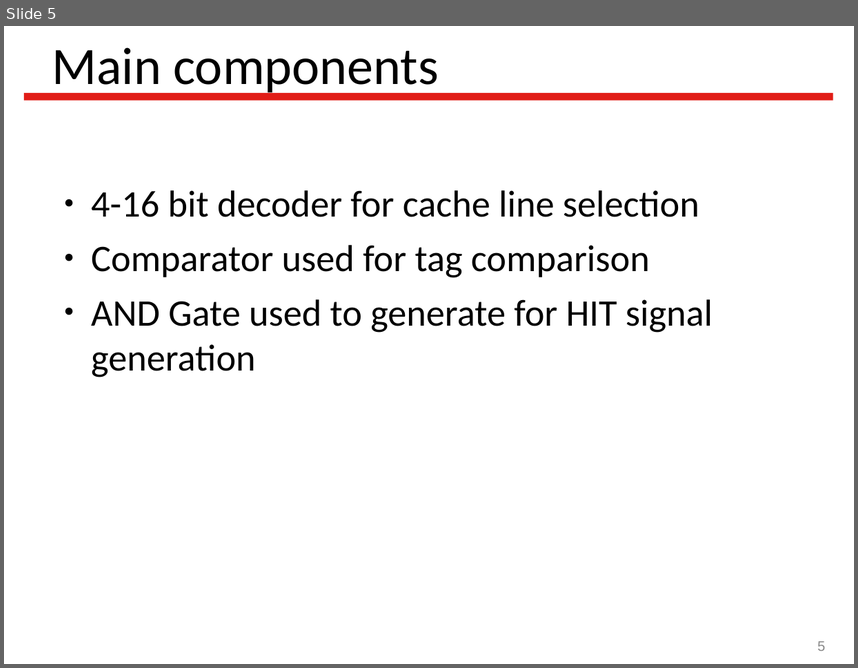
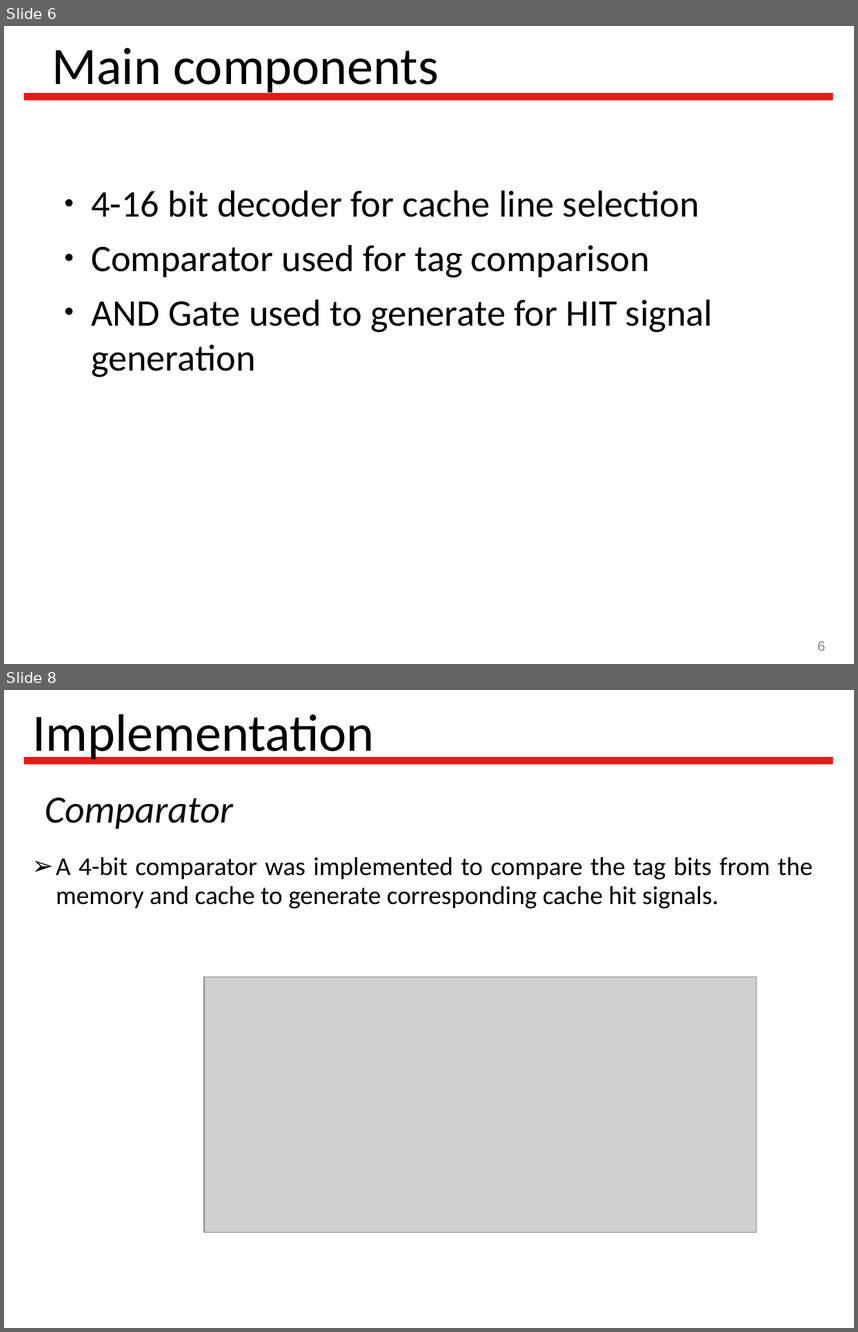
Before and after one commit to Latootoo/ECSE_548, a slide deck: Reports/presentation/Vlsi_project_presentation.ppt. Shown one above the other, each under a label of ours: slide 5 before the commit, slides 6 and 8 after it; the slides between them are not shown. The pictures are 858x668 and 858x1332 pixels, drawn with LibreOffice and Linux fonts; fonts in the diff are those of the drawing; grey boxes stand for pictures; background and template pictures are left out. Boxes give left, top, right and bottom in pixels: in the first picture for what was removed or moved away, otherwise in the second. Text is boxed around its words. In the diff, an @@ line names an element or a change of style, - is before the commit and + after.

```diff
--- a/Reports/presentation/Vlsi_project_presentation.ppt
+++ b/Reports/presentation/Vlsi_project_presentation.ppt
@@ slide 8 added at bbox=[4, 690, 854, 1328], background #FFFFFF; not listed: 1 template element that a slide beside it also shows @@
@@ title added at bbox=[33, 714, 375, 763], 49 pt, text #000000 @@
+Implementation
@@ text added at bbox=[45, 797, 233, 829], 36 pt, text #0D0D0D, italic @@
+Comparator
@@ text added at bbox=[56, 857, 813, 909], 24 pt, text #000000 @@
+➢ A 4-bit comparator was implemented to compare the tag bits from the memory and cache to generate corresponding cache hit signals.
@@ picture added at bbox=[205, 977, 757, 1232] @@
@@ what was slide 5 is now slide 6 @@
@@ page number at bbox=[818, 641, 825, 650]: text changed @@
-5
+6
```
Also in this commit, not shown: 4 slides changed, 12 other slides added, 5 other files.
